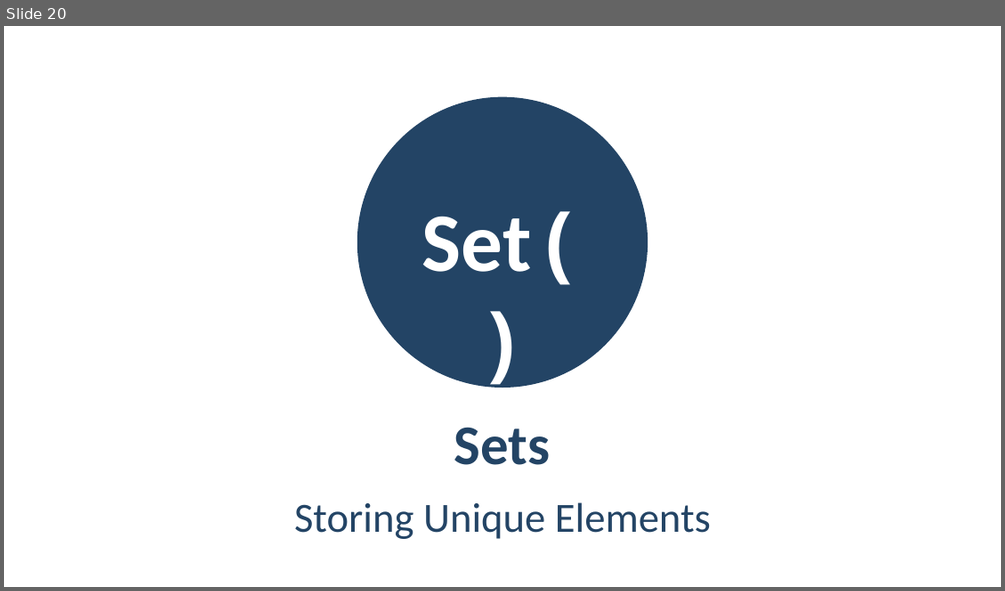
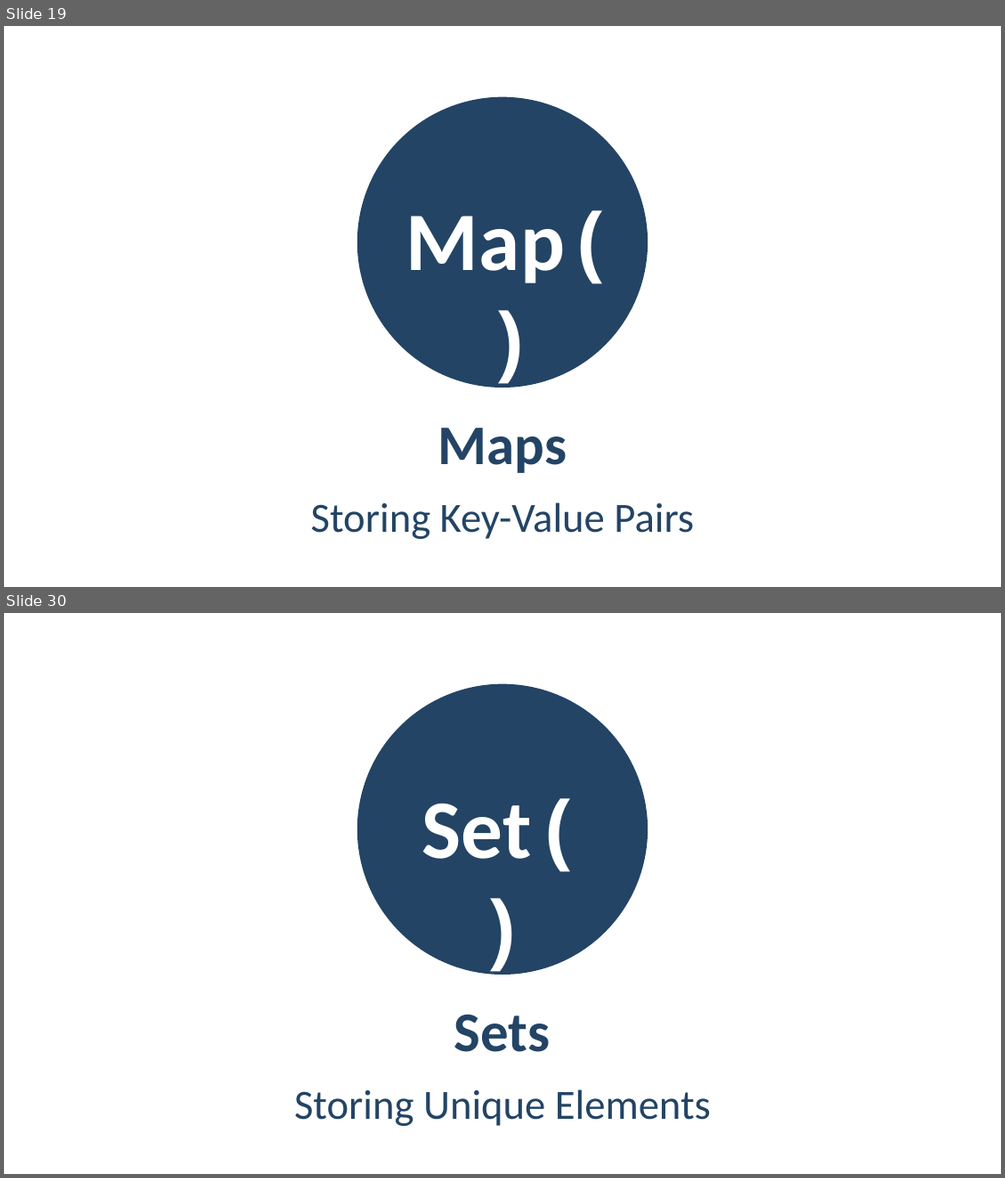
Before and after one commit to YordanovPetar/SoftUni, a slide deck: JavaScriptFundamentals/07_AssociativeArrays/07_1_AssociativeArraysLab/08. JS-Fundamentals-Associative-Arrays.pptx. Shown one above the other, each under a label of ours: slide 20 before the commit, slides 19 and 30 after it; the slides between them are not shown. The pictures are 1005x591 and 1005x1178 pixels, drawn with LibreOffice and Linux fonts; fonts in the diff are those of the drawing; background and template pictures are left out. Boxes give left, top, right and bottom in pixels: in the first picture for what was removed or moved away, otherwise in the second. Text is boxed around its words. In the diff, an @@ line names an element or a change of style, - is before the commit and + after.

```diff
--- a/JavaScriptFundamentals/07_AssociativeArrays/07_1_AssociativeArraysLab/08. JS-Fundamentals-Associative-Arrays.pptx
+++ b/JavaScriptFundamentals/07_AssociativeArrays/07_1_AssociativeArraysLab/08. JS-Fundamentals-Associative-Arrays.pptx
@@ slide 19 added at (4, 26, 1001, 587), background picture (left out); not listed: 1 template element that a slide beside it also shows @@
@@ text added at (405, 210, 615, 284), 80 pt, text #FFFFFF, bold @@
+Map()
@@ title added at (438, 427, 567, 473), 54 pt, text #234465, bold @@
+Maps
@@ subtitle added at (311, 502, 694, 539), 40 pt, text #234465 @@
+Storing Key-Value Pairs
@@ what was slide 20 is now slide 30 @@
```
Also in this commit, not shown: 2 slides changed, 10 other slides added, 1 slide removed, 8 other files.
